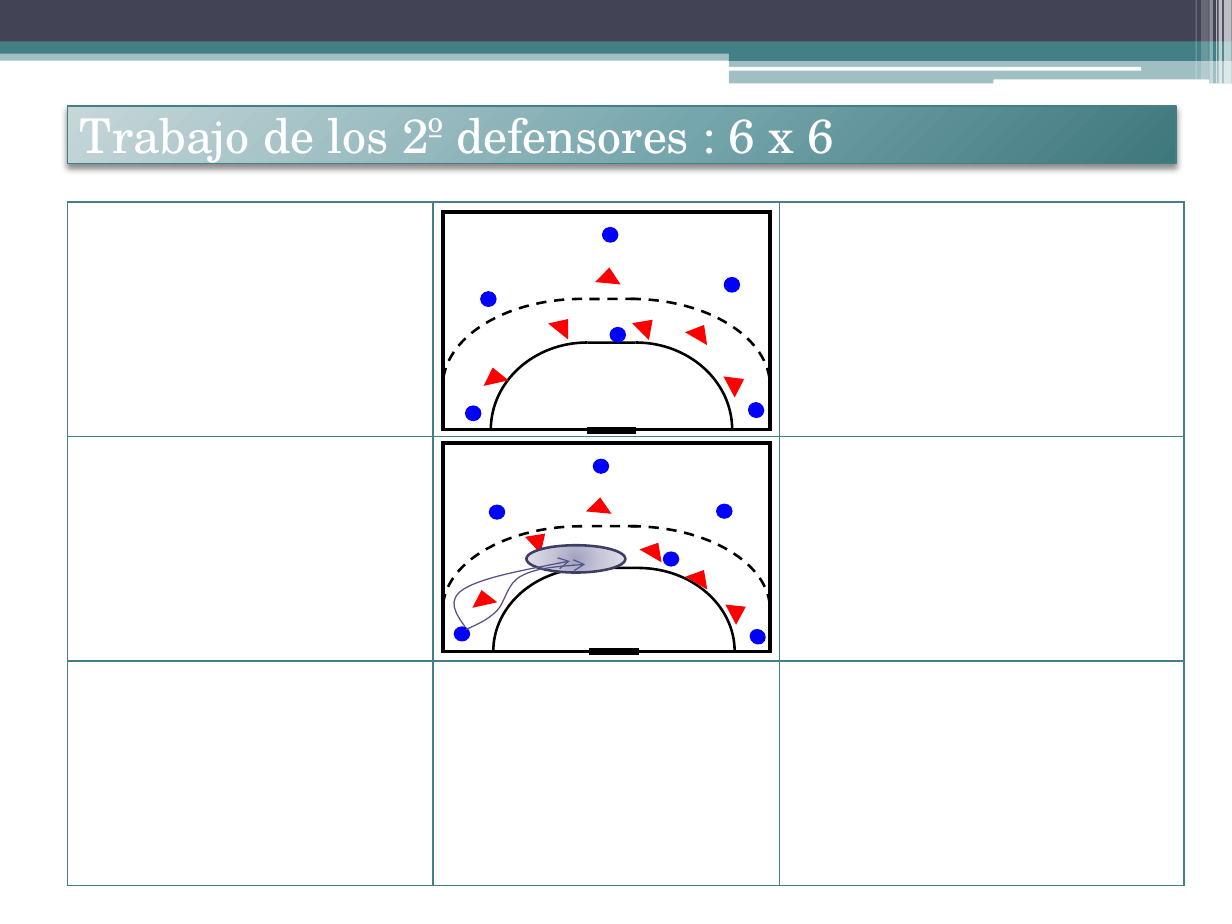
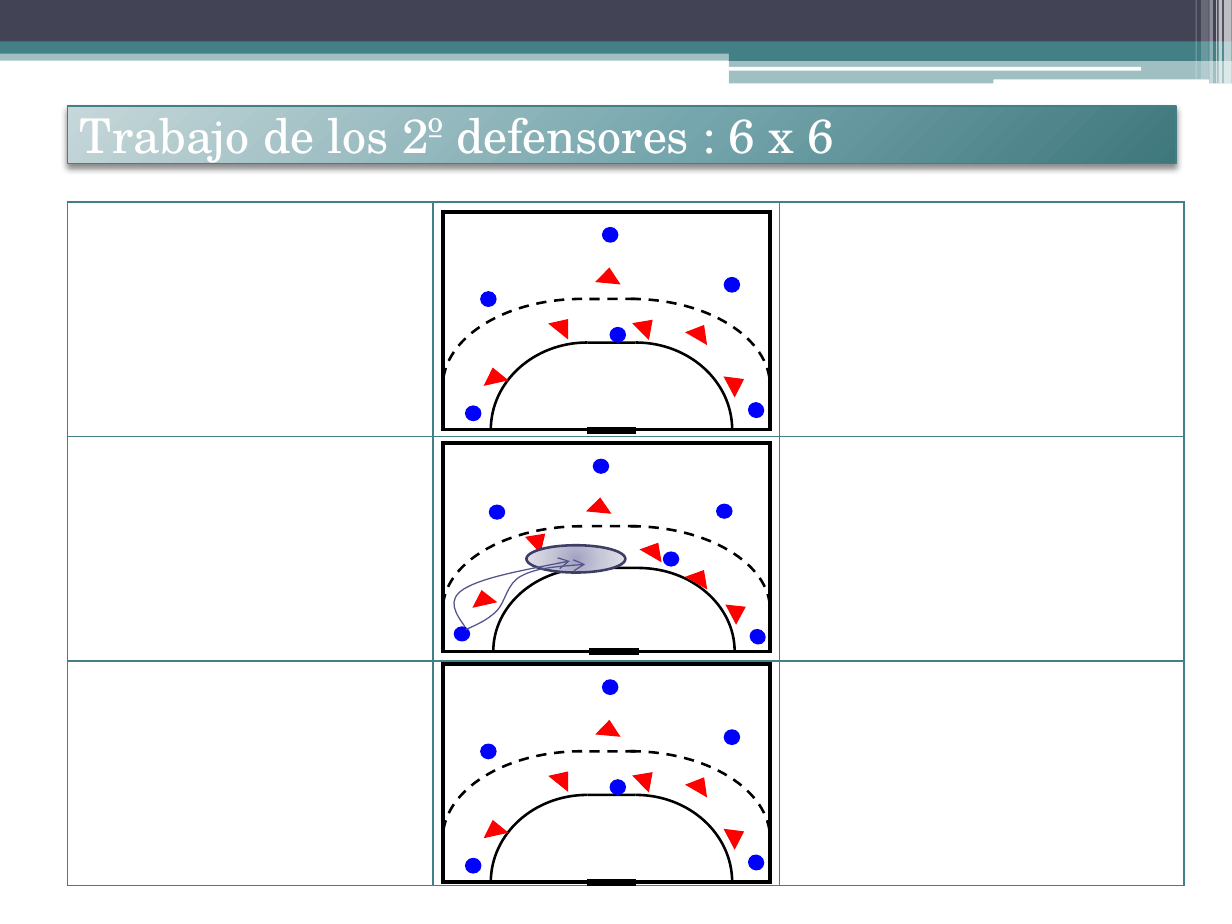
Before and after one commit to jahama/lbh_planificacion_temp_2011-12, a slide deck: slide 9 of defensa/contenidos-tactica/trabajo-2-defensor.pptx (slide 8 before the commit). Drawn at 1232x924 pixels with LibreOffice and Linux fonts; fonts in the diff are those of the drawing. Boxes give left, top, right and bottom in pixels: in the first picture for what was removed or moved away, otherwise in the second. Text is boxed around its words. In the diff, an @@ line names an element or a change of style, - is before the commit and + after.

```diff
--- a/defensa/contenidos-tactica/trabajo-2-defensor.pptx
+++ b/defensa/contenidos-tactica/trabajo-2-defensor.pptx
@@ group added at (442, 664, 770, 886): 6 ellipses, 6 triangles, 4 freeform shapes, 2 rectangles, 2 lines @@
```
Also in this commit, not shown: 2 slides added.
